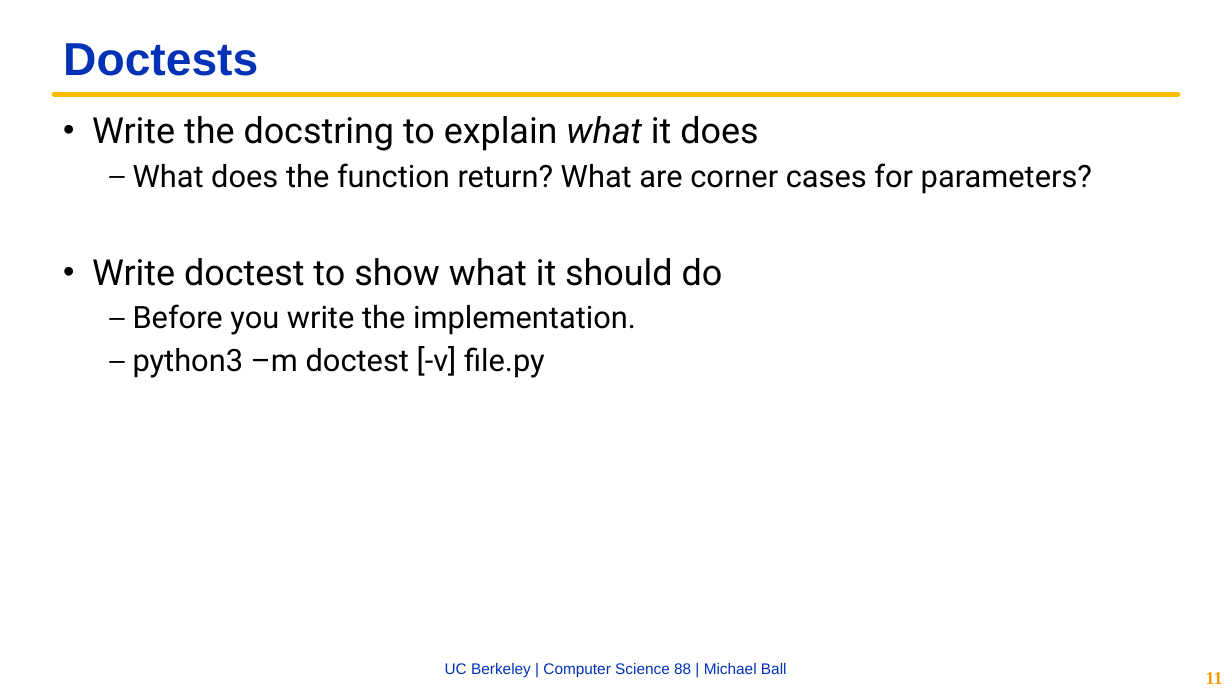
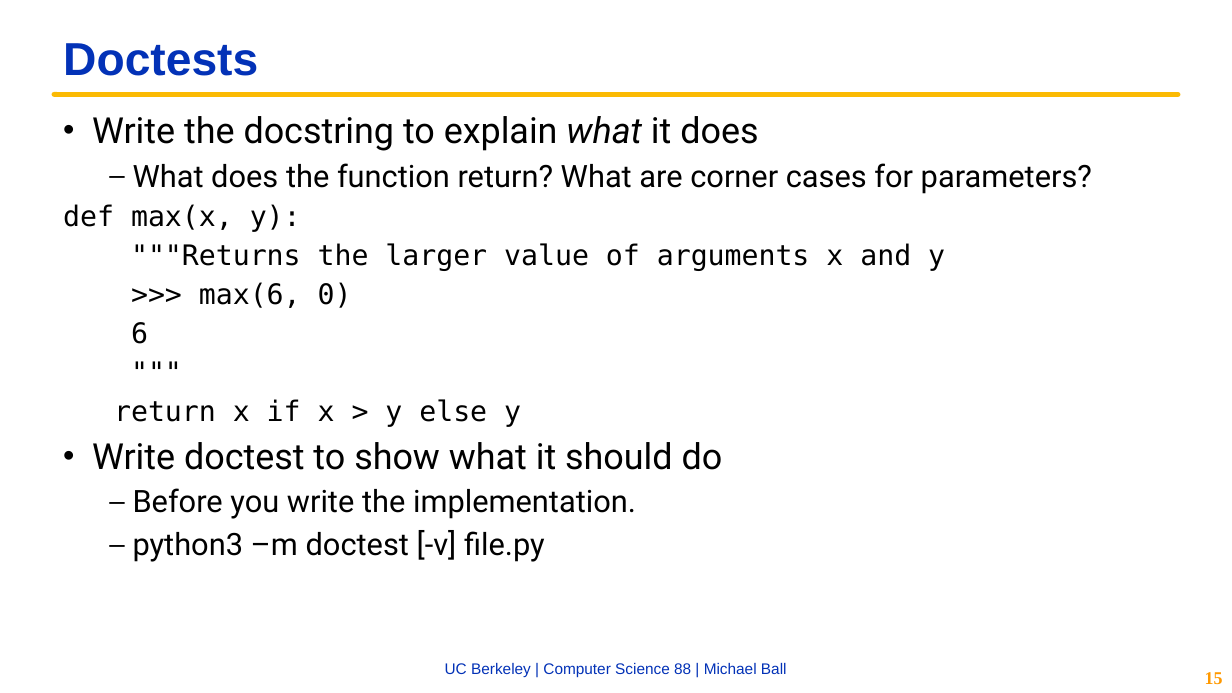
Before and after one commit to cs88-website/fa22, a slide deck: slide 15 of assets/slides/fa22/03-Loops.pptx (slide 11 before the commit). Drawn at 1232x693 pixels with LibreOffice and Linux fonts; fonts in the diff are those of the drawing; background and template pictures are left out. Boxes give left, top, right and bottom in pixels: in the first picture for what was removed or moved away, otherwise in the second. Text is boxed around its words. In the diff, an @@ line names an element or a change of style, - is before the commit and + after.

```diff
--- a/assets/slides/fa22/03-Loops.pptx
+++ b/assets/slides/fa22/03-Loops.pptx
@@ text at bbox=[63, 204, 945, 427]: paragraphs added @@
+def max(x, y):
+"""Returns the larger value of arguments x and y
+>>> max(6, 0)
+6
+"""
+return x if x > y else y
@@ page number at bbox=[1205, 672, 1223, 684]: text changed @@
-11
+15
```
Also in this commit, not shown: 9 other slides changed, 6 slides added, 3 slides removed, 4 other files.
